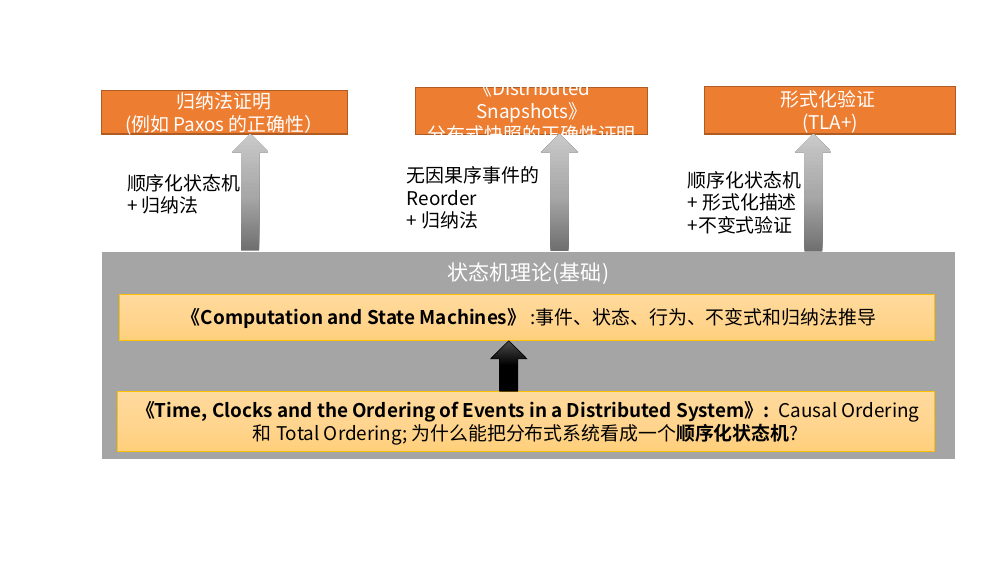
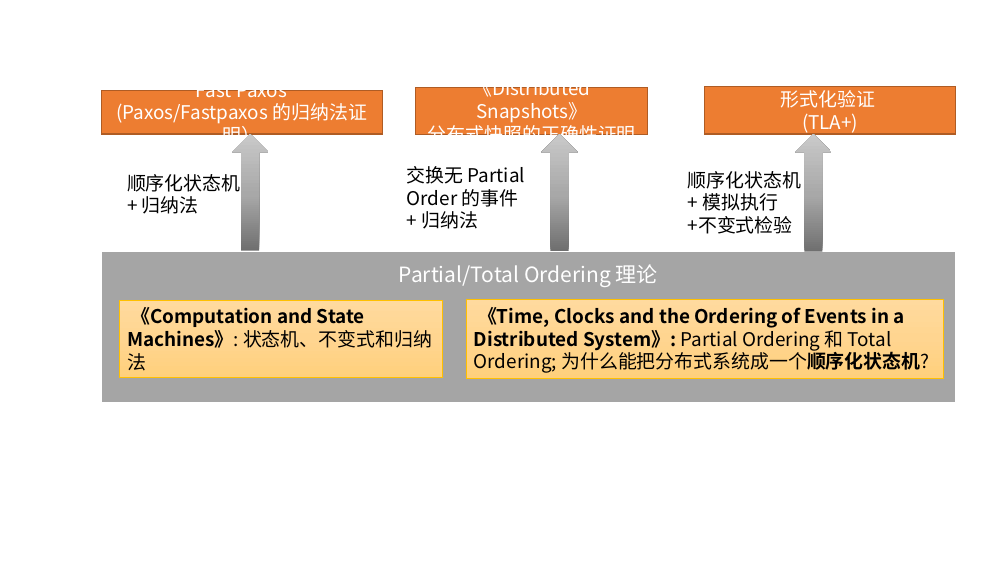
Before and after one commit to db-storage/tla_articles, a slide deck: slide 1 of StateMachine.pptx. Drawn at 1008x567 pixels with LibreOffice and Linux fonts; fonts in the diff are those of the drawing. Boxes give left, top, right and bottom in pixels: in the first picture for what was removed or moved away, otherwise in the second. Text is boxed around its words. In the diff, an @@ line names an element or a change of style, - is before the commit and + after.

```diff
--- a/StateMachine.pptx
+++ b/StateMachine.pptx
@@ rectangle "Fast Paxos": place and size @@
-rectangle "Fast Paxos" at box(101, 91, 348, 135)
+rectangle "Fast Paxos" at box(101, 91, 383, 135)
@@ text in rectangle at box(116, 90, 367, 148): text changed @@
-归纳法证明
-(例如 Paxos 的正确性）
+Fast Paxos
+(Paxos/Fastpaxos 的归纳法证明）
@@ text at box(407, 166, 525, 207): text changed @@
-无因果序事件的
-Reorder
+交换无 Partial Order 的事件
@@ text at box(688, 193, 793, 234): text changed @@
-+ 形式化描述
-+不变式验证
++ 模拟执行
++不变式检验
@@ rectangle "Partial/Total Ordering 理论": place and size @@
-rectangle "Partial/Total Ordering 理论" at box(101, 252, 956, 460)
+rectangle "Partial/Total Ordering 理论" at box(101, 252, 956, 403)
@@ text in rectangle at box(399, 264, 658, 287): text changed @@
-状态机理论(基础)
+Partial/Total Ordering 理论
@@ rectangle "《Time, Clocks and the Ordering ...": place and size @@
-rectangle "《Time, Clocks and the Ordering ..." at box(117, 392, 935, 451)
+rectangle "《Time, Clocks and the Ordering ..." at box(467, 299, 944, 378)
@@ rectangle "《Computation and State Machines》: 状态机、不变式和归纳法": place and size @@
-rectangle "《Computation and State Machines》: 状态机、不变式和归纳法" at box(119, 294, 935, 341)
+rectangle "《Computation and State Machines》: 状态机、不变式和归纳法" at box(119, 300, 442, 378)
@@ text in rectangle at box(127, 307, 432, 371): text changed @@
-《Computation and State Machines》 :事件、状态、行为、不变式和归纳法推导
+《Computation and State Machines》: 状态机、不变式和归纳法
@@ text in rectangle at box(474, 307, 929, 373): text changed @@
-《Time, Clocks and the Ordering of Events in a Distributed System》: Causal Ordering 和 Total Ordering; 为什么能把分布式系统看成一个顺序化状态机?
+《Time, Clocks and the Ordering of Events in a Distributed System》: Partial Ordering 和 Total Ordering; 为什么能把分布式系统成一个顺序化状态机?
@@ up arrow removed at box(491, 341, 527, 392) @@
```
Also in this commit, not shown: 1 other file.
